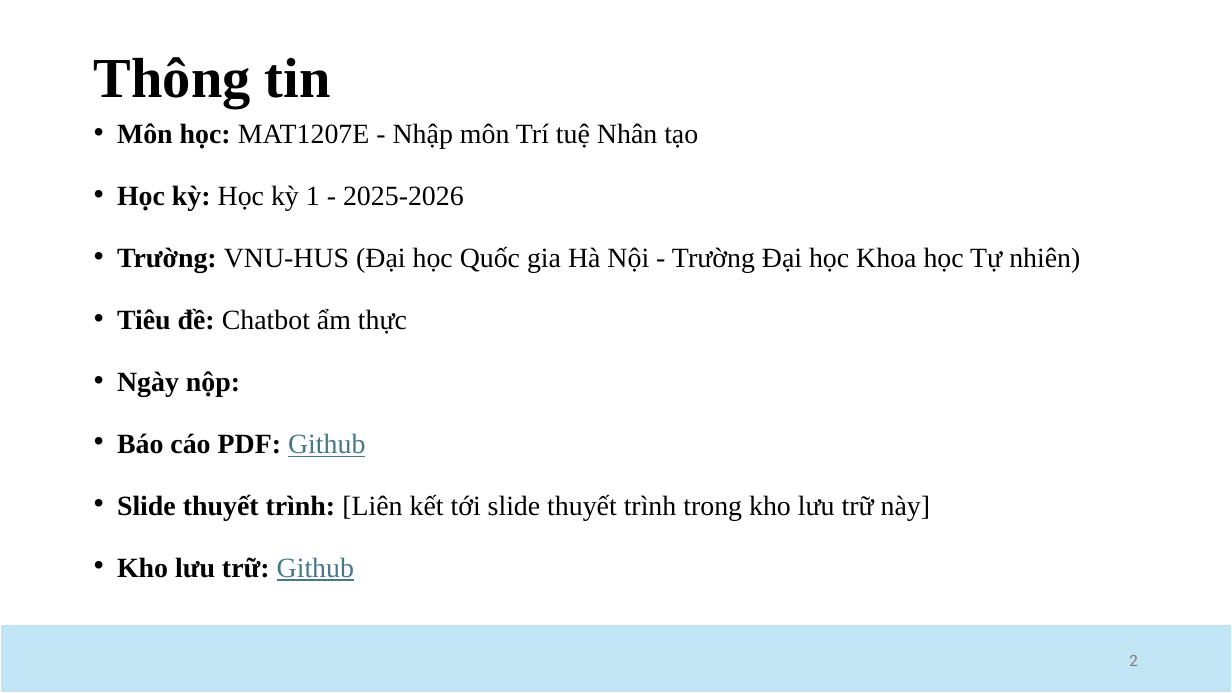
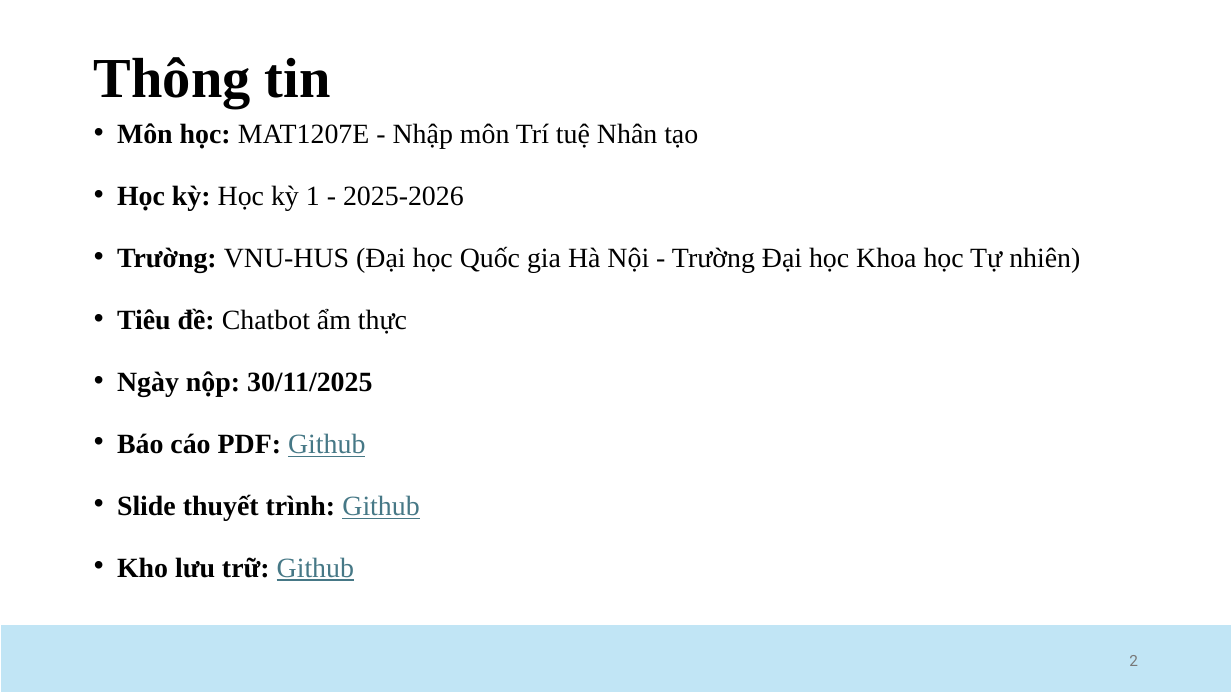
Before and after one commit to HaianCao/FoodChatbot, a slide deck: slide 2 of slide.pptx. Drawn at 1232x693 pixels with LibreOffice and Linux fonts; fonts in the diff are those of the drawing. Boxes give left, top, right and bottom in pixels: in the first picture for what was removed or moved away, otherwise in the second. Text is boxed around its words. In the diff, an @@ line names an element or a change of style, - is before the commit and + after.

```diff
--- a/slide.pptx
+++ b/slide.pptx
@@ text at (x1=117, y1=371, x2=372, y2=397): text changed @@
-• Ngày nộp:
+• Ngày nộp: 30/11/2025
@@ text at (x1=117, y1=494, x2=419, y2=520): text changed; bold on @@
-• Slide thuyết trình: [Liên kết tới slide thuyết trình trong kho lưu trữ này]
+• Slide thuyết trình: Github
```
Also in this commit, not shown: 3 other slides changed.
